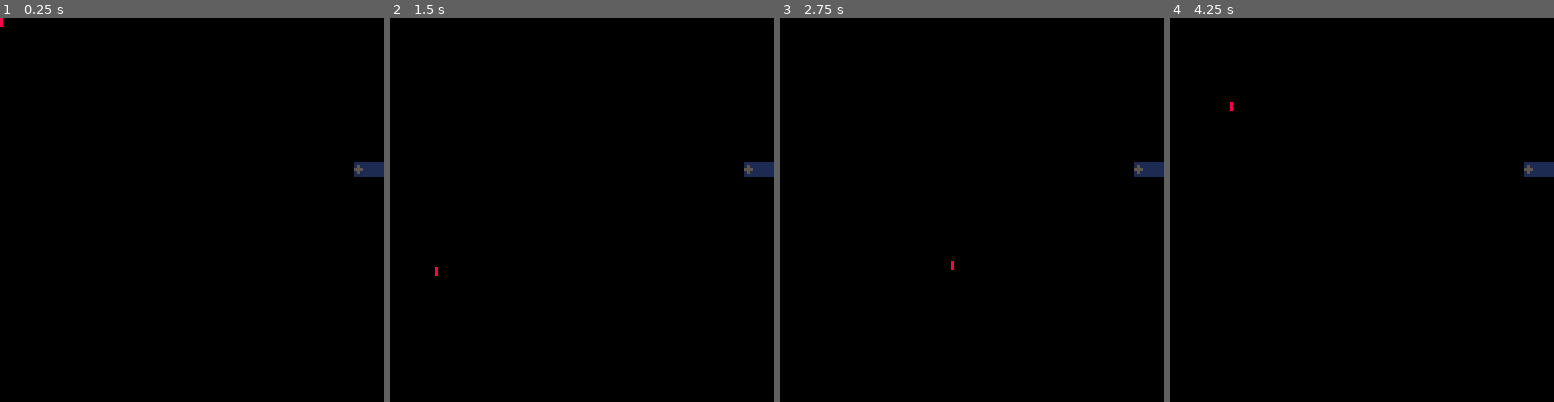
Above: before the commit, frames 1-4 (left to right).
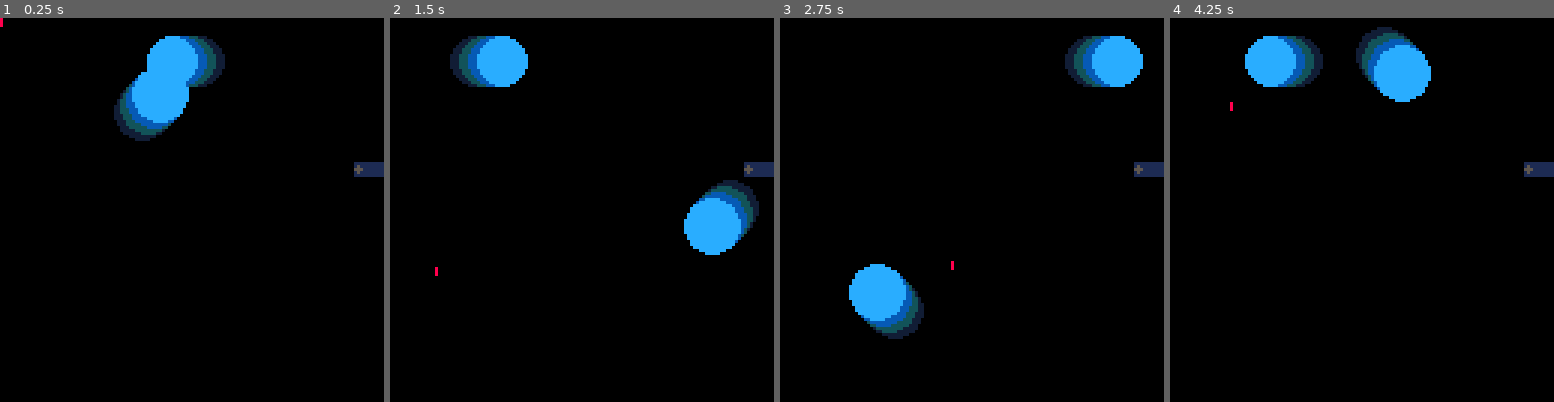
Above: after the commit, the same moments.

Repository: jesstelford/pico-8-motion-blur
Game: PICO-8 cartridge main.p8
Two runs of this game, one before a commit and one after it. Both use one fixed random seed, a clock stepped at 60 frames per second and the inputs below.
Inputs (mouse positions are in pixels of both pictures, inside the frame that each line leads up to):
- Up to frame 1 (0.25 s): no input
- Up to frame 2 (1.5 s): tap X (X key) at 0.33, 1.07 s; click (670, 121) at 0.67 s; tap O (Z key) at 0.7 s; click (436, 267) at 1.22 s
- Up to frame 3 (2.75 s): hold Right 1.6-2.1 s; tap O (Z key) at 1.7, 2.1, 2.5 s; click (887, 114) at 1.77 s; tap X (X key) at 1.85 s; hold Up 2.15-2.42 s; click (952, 259) at 2.32 s; hold Right from 2.47 s (still down)
- Up to frame 4 (4.25 s): click (1404, 106) at 2.87 s; tap O (Z key) every 0.4 s from 2.9 to 4.1 s; tap X (X key) at 2.97, 4.08 s; release Right at 3.03 s; hold Left 3.08-3.58 s; click (1465, 256) at 3.42 s; hold Down 3.63-3.97 s; click (1231, 102) at 3.97 s; hold Right from 4.02 s (still down)

The runs differ from the first frame. In frame 1, 4.6% of the frame differs, in the area x 29-59%, y 4-33%; in frame 2, 5.0%, in the area x 15-97%, y 4-62%; in frame 3, 5.0%; in frame 4, 5.0%.

Commit message:
Motion trails

Diff:
--- a/main.lua
+++ b/main.lua
@@ -1,15 +1,117 @@
 menuitem(1,"debug",function()debugger.expand(true)end)
+
+function initShape(shape)
+  shape.trailPositions = shape.trailPositions or {}
+  shape.trails = shape.trails or 1
+  shape.framesPerTrail = shape.framesPerTrail or 1
+  assert(#shape.colors == shape.trails + 1, "Provide one color per shape drawn (including all trails)")
+end
+
+function updateShapeTrails(shape)
+  if (#shape.trailPositions > (shape.trails * shape.framesPerTrail)) then
+    -- Remove the oldest / now stale trail
+    deli(shape.trailPositions, 1)
+  end
+  -- Add a new trail at the last position
+  add(shape.trailPositions, { x=shape.x, y=shape.y })
+end
+
+function drawShape(shape)
+  local step = shape.framesPerTrail
+  for frame=1,#shape.trailPositions,step do
+    local color = shape.colors[ceil(frame / step) + 1]
+    pal(shape.colors[1], color)
+    shape.draw(
+      shape.trailPositions[frame].x,
+      shape.trailPositions[frame].y,
+      shape.colors[1]
+    )
+  end
+  pal(shape.colors[1], shape.colors[1])
+  shape.draw(shape.x, shape.y, shape.colors[1])
+end
+
+shapes = {
+  {
+    colors={12,13,14,15},
+    x=0,
+    y=0,
+    trails=3,
+    framesPerTrail=3,
+    draw=function(x, y, color)
+      circfill(x, y, 8, color)
+    end
+  },
+  {
+    colors={12,13,14,15},
+    x=64,
+    y=64,
+    trails=3,
+    framesPerTrail=2,
+    draw=function(x, y, color)
+      circfill(x, y, 9, color)
+    end
+  }
+}
 
 function _init()
   init_dbg()
+  -- Setup the palettes in use
+  -- Colors figured out thanks to http://kometbomb.net/pico8/fadegen.html
+  pal(13, 129, 1)
+  pal(14, 131, 1)
+  pal(15, 140, 1)
+
+  foreach(shapes, function(shape)
+    -- Move it somewhere random
+    shape.x=flr(rnd(112))+10
+    shape.y=flr(rnd(112))+10
+    -- Give it a random velocity
+    shape.vx=flr(rnd(3)) - 1
+    shape.vy=flr(rnd(3)) - 1
+    if (shape.vx == 0 and shape.vy == 0) then shape.vx = 1 end
+
+    -- Initialise the shapes ready for motion trail
+    initShape(shape)
+  end)
+
 end
 
 function _update60()
   if (debugger.expand()) then return end
+  -- For this demo, move shapes around automatically
+  foreach(shapes, function(shape)
+    shape.x+=shape.vx
+    shape.y+=shape.vy
+
+    -- Bounce off the edges of the screen
+    if (shape.x < 10) then
+      shape.x = 10
+      shape.vx = abs(shape.vx)
+    end
+    if (shape.x > 117) then
+      shape.x = 117
+      shape.vx = -abs(shape.vx)
+    end
+    if (shape.y < 10) then
+      shape.y = 10
+      shape.vy = abs(shape.vy)
+    end
+    if (shape.y > 117) then
+      shape.y = 117
+      shape.vy = -abs(shape.vy)
+    end
+
+    -- Update the trails
+    updateShapeTrails(shape)
+  end)
 end
 
 function _draw()
   cls(0)
+  foreach(shapes, function(shape)
+    drawShape(shape)
+  end)
   debugger.draw()
   sdbg()
 end
